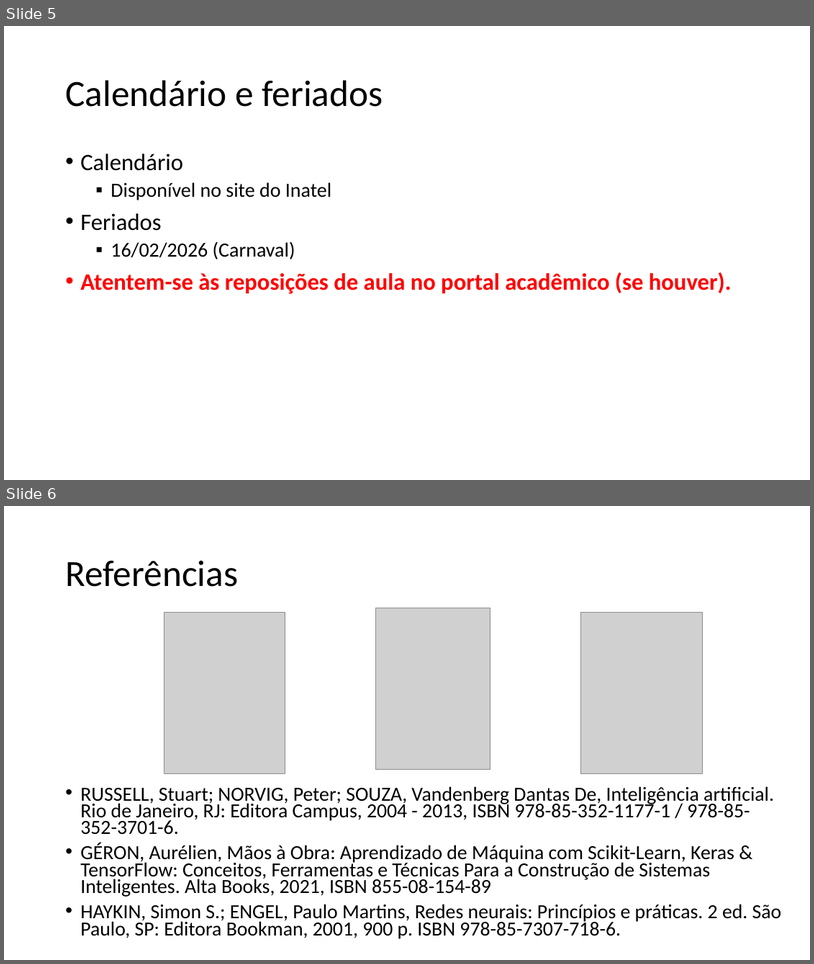
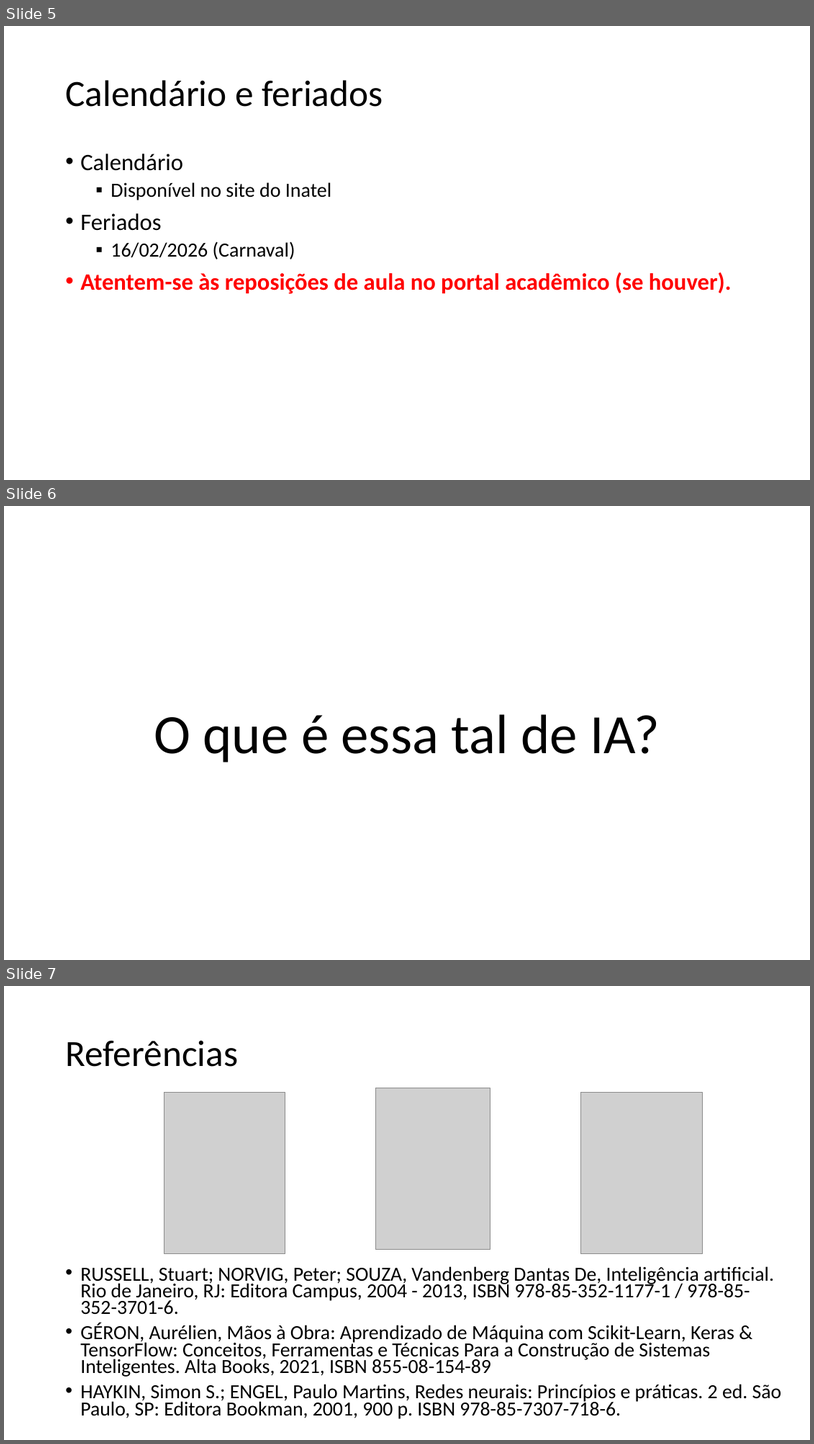
Before and after one commit to zz4fap/c24_inteligencia_artificial, a slide deck: slides/C24_Introdução.pptx. Shown one above the other, each under a label of ours: slides 5 and 6 before the commit, slides 5, 6 and 7 after it. The pictures are 814x964 and 814x1444 pixels, drawn with LibreOffice and Linux fonts; fonts in the diff are those of the drawing; grey boxes stand for pictures. Boxes give left, top, right and bottom in pixels: in the first picture for what was removed or moved away, otherwise in the second. Text is boxed around its words. In the diff, an @@ line names an element or a change of style, - is before the commit and + after.

```diff
--- a/slides/C24_Introdução.pptx
+++ b/slides/C24_Introdução.pptx
@@ slide 6 added at (x1=4, y1=506, x2=810, y2=960), background #FFFFFF @@
@@ text added at (x1=154, y1=714, x2=660, y2=762), 66 pt, text #000000 @@
+O que é essa tal de IA?
@@ what was slide 6 is now slide 7 @@
```
Also in this commit, not shown: 3 slides changed, 5 other slides added, 2 slides removed.
